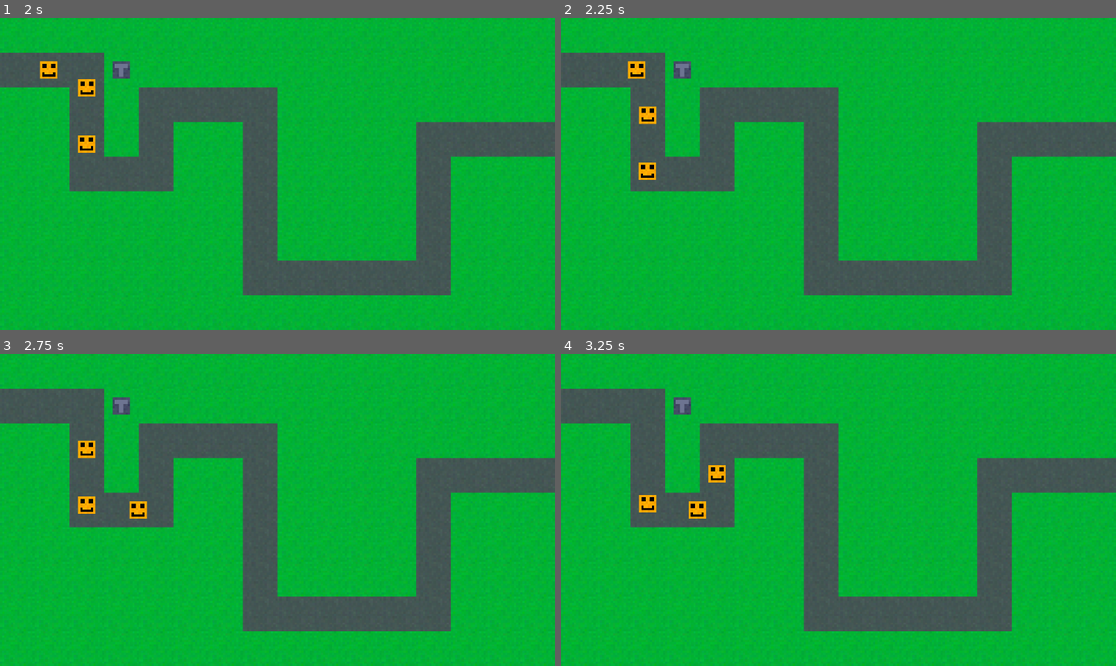
Above: before the commit, frames 1-4 (two rows, left to right).
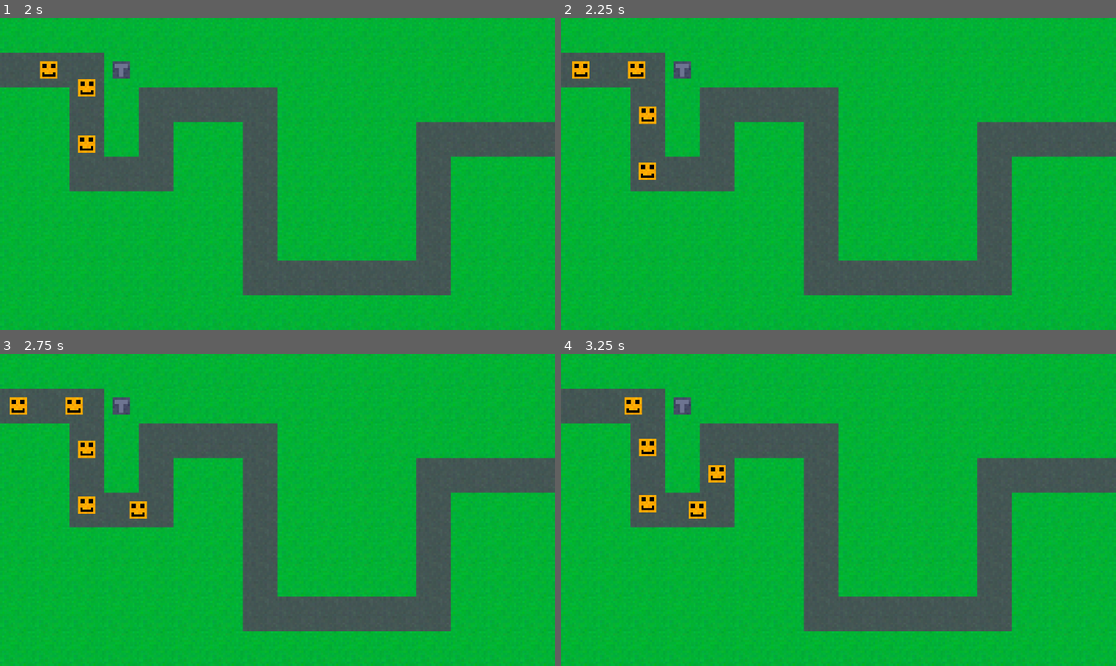
Above: after the commit, the same moments.

Repository: jkelly924/bananas-game-g4si2024
Game: Godot game, scene res://Levels/test_level.tscn
Same seed, same stepped clock (60 frames per second), same inputs: the game is played once before the commit and once after it.
Inputs:
- Up to frame 1 (2 s): tap Enter at 0.5 s
- Up to frame 2 (2.25 s): no input
- Up to frame 3 (2.75 s): no input
- Up to frame 4 (3.25 s): no input

Frame 1 is identical in both runs. In frame 2, 0.2% of the frame differs, in the area x 2-6%, y 13-20%; in frame 3, 0.4%, in the area x 1-16%, y 13-20%; in frame 4, 0.4%.

Commit message:
better procedural spawning

Diff:
--- a/Levels/round_handler.gd
+++ b/Levels/round_handler.gd
@@ -31,22 +31,17 @@
 
 func get_enemy_probabilities(round_number: int):
 	var bias_factor: float = 1 - exp(-float(round_number) / 25)
-	bias_factor *= bias_factor
-	print(bias_factor)
 
 	var probabilities = {}
 	var total_probability: float = 0
+	var cumulative_difficulty: float = 0
 	for enemy_type: String in enemy_difficulties:
 		var this_difficulty: float = float(enemy_difficulties[enemy_type])
-		# The lower the level we are at, the more likely low-level enemies are.
-		# 1 / this_difficulty makes a smaller distribution for high level enemies
-		# 1 / bias_factor furthers this distribution
-		var low_level_weight: float = (1 / bias_factor) * (1 / this_difficulty)
-		var high_level_weight: float = (1 / (1 - bias_factor)) * this_difficulty
+		cumulative_difficulty += this_difficulty
 
-		print(enemy_type)
-		print(low_level_weight)
-		print(high_level_weight)
+		var dist = abs(cumulative_difficulty / sum_enemy_difficulty - bias_factor)
+		var low_level_weight: float = (1 / bias_factor) * pow(1 / dist, 2)
+		var high_level_weight: float = (1 / (1 - bias_factor)) * pow(dist, 2)
 
 		probabilities[enemy_type] = low_level_weight + high_level_weight
 		total_probability += probabilities[enemy_type]
@@ -54,8 +49,6 @@
 	# Normalize the probabilities
 	for enemy_type: String in enemy_difficulties:
 		probabilities[enemy_type] /= total_probability
-
-	print(probabilities)
 
 	return probabilities
 
